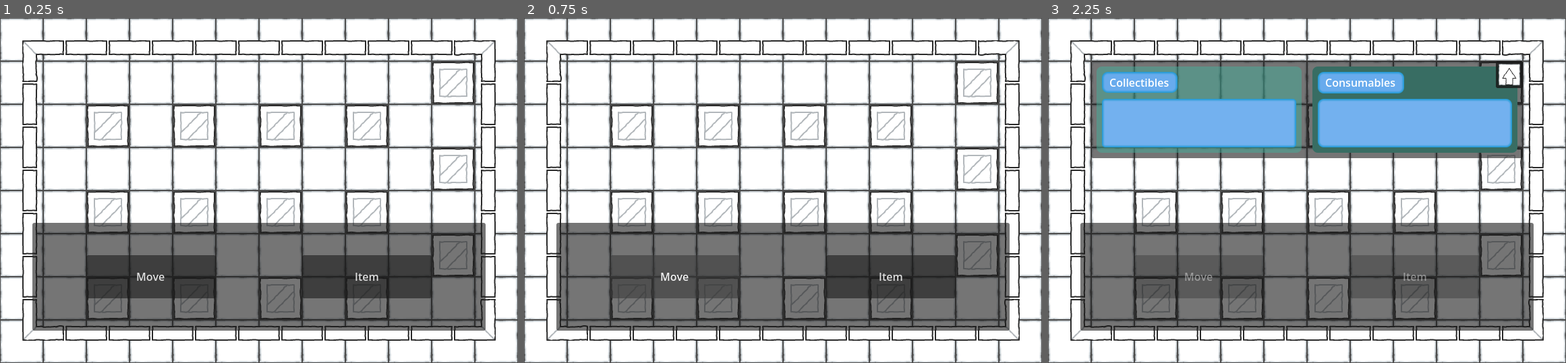
Above: before the commit, frames 1-3 (left to right).
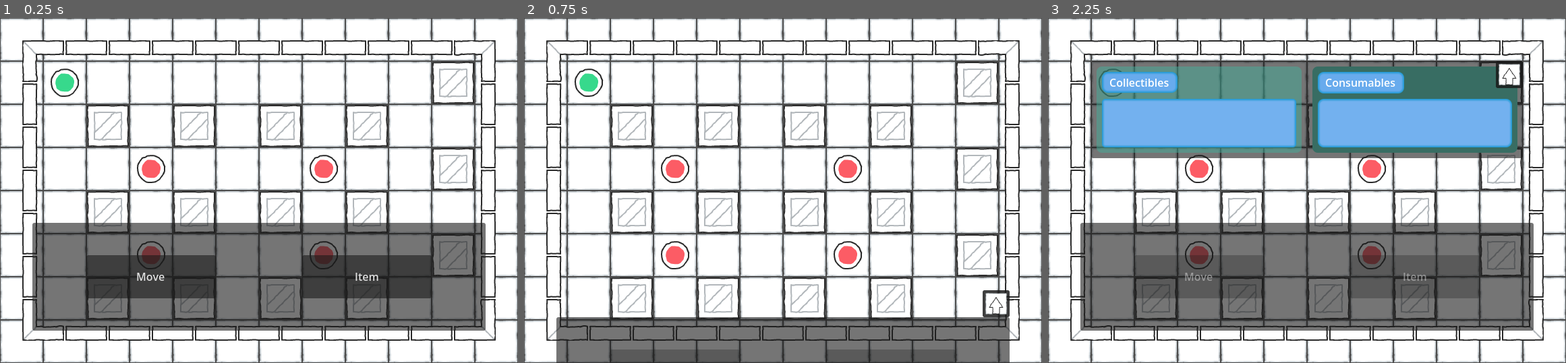
Above: after the commit, the same moments.

Repository: MagicOwl-Games/programmatura-definitive
Game: Godot game, scene res://Root.tscn
Same seed, same stepped clock (60 frames per second), same inputs: the game is played once before the commit and once after it.
Inputs (mouse positions are in pixels of both pictures, inside the frame that each line leads up to):
- Up to frame 1 (0.25 s): no input
- Up to frame 2 (0.75 s): click "Move" at 0.5 s
- Up to frame 3 (2.25 s): click (1519, 304) at 1.27 s; click "Item" at 2 s

The runs differ from the first frame. In frame 1, 1.2% of the frame differs, in the area x 9-66%, y 14-73%; in frame 2, 32%, in the area x 6-94%, y 14-100%; in frame 3, 1.0%.

Commit message:
feat: turn manager init, actions menu moving out of the way after move button is clicked, actions menu being restored

Diff:
--- a/project.godot
+++ b/project.godot
@@ -18,6 +18,7 @@
 [autoload]
 
 GameState="*uid://ckcudsa2cvj0x"
+TurnManager="*uid://xrdbm6e7gnsh"
 
 [display]
 
--- /dev/null
+++ b/scenes/Enemy.tscn
@@ -0,0 +1,31 @@
+[gd_scene format=3 uid="uid://b5i0jibv30d3s"]
+
+[ext_resource type="Texture2D" uid="uid://cfmbq8y8wmhql" path="res://assets/PNG/Default (64px)/Characters/red_character.png" id="1_3gvst"]
+
+[sub_resource type="RectangleShape2D" id="RectangleShape2D_x15ge"]
+size = Vector2(64, 64)
+
+[node name="Enemy" type="CharacterBody2D" unique_id=1794450006]
+
+[node name="Sprite2D" type="Sprite2D" parent="." unique_id=1689968784]
+texture = ExtResource("1_3gvst")
+
+[node name="CollisionShape2D" type="CollisionShape2D" parent="." unique_id=1240699173]
+shape = SubResource("RectangleShape2D_x15ge")
+
+[node name="DetectionArea" type="Node2D" parent="." unique_id=2026924033]
+
+[node name="UpRayCast2D" type="RayCast2D" parent="DetectionArea" unique_id=134308877]
+position = Vector2(0, -32)
+rotation = 3.1415927
+
+[node name="DownRayCast2D" type="RayCast2D" parent="DetectionArea" unique_id=35122662]
+position = Vector2(0, 32)
+
+[node name="LeftRayCast2D" type="RayCast2D" parent="DetectionArea" unique_id=512734692]
+position = Vector2(-32, 0)
+rotation = 1.5707964
+
+[node name="RightRayCast2D" type="RayCast2D" parent="DetectionArea" unique_id=1547208084]
+position = Vector2(32, 0)
+rotation = -1.5707964
--- a/scenes/GUI.tscn
+++ b/scenes/GUI.tscn
@@ -104,6 +104,19 @@
 offset_bottom = 112.0
 text = "Item"
 
+[node name="CloseButtonPanel" type="Panel" parent="ActionButtons" unique_id=365668174]
+layout_mode = 0
+offset_left = 632.0
+offset_top = -40.0
+offset_right = 672.0
+
+[node name="RestoreActionMenuPanelButton" type="Button" parent="ActionButtons/CloseButtonPanel" unique_id=382443369]
+layout_mode = 0
+offset_right = 40.0
+offset_bottom = 40.0
+icon = ExtResource("2_5j4t3")
+expand_icon = true
+
 [node name="ItemsPanel" type="Panel" parent="." unique_id=1111391792]
 layout_mode = 0
 offset_left = 64.0
@@ -188,4 +201,5 @@
 
 [connection signal="pressed" from="ActionButtons/MoveButton" to="." method="_on_move_button_pressed"]
 [connection signal="pressed" from="ActionButtons/ItemButton" to="." method="_on_item_button_pressed"]
+[connection signal="pressed" from="ActionButtons/CloseButtonPanel/RestoreActionMenuPanelButton" to="." method="_on_restore_action_menu_panel_button_pressed"]
 [connection signal="pressed" from="ItemsPanel/CloseButtonPanel/CloseItemsPanelButton" to="." method="_on_close_items_panel_button_pressed"]
--- a/scenes/Player.tscn
+++ b/scenes/Player.tscn
@@ -12,3 +12,18 @@
 
 [node name="CollisionShape2D" type="CollisionShape2D" parent="." unique_id=920496892]
 shape = SubResource("RectangleShape2D_x15ge")
+
+[node name="UpRaycast2D" type="RayCast2D" parent="." unique_id=1515544538]
+position = Vector2(0, -32)
+rotation = 3.1415927
+
+[node name="DownRaycast2D" type="RayCast2D" parent="." unique_id=1816482995]
+position = Vector2(0, 32)
+
+[node name="LeftRaycast2D" type="RayCast2D" parent="." unique_id=820693848]
+position = Vector2(-32, 0)
+rotation = 1.5707964
+
+[node name="RightRaycast2D" type="RayCast2D" parent="." unique_id=1273897412]
+position = Vector2(32, 0)
+rotation = -1.5707964
--- a/scenes/stages/StageOne.tscn
+++ b/scenes/stages/StageOne.tscn
@@ -1,6 +1,8 @@
 [gd_scene format=4 uid="uid://dwf38akyqbivt"]
 
 [ext_resource type="Texture2D" uid="uid://coxu4w5r78fi2" path="res://assets/Tilesheet/tilesheet.png" id="1_61w4j"]
+[ext_resource type="PackedScene" uid="uid://cmeflnplkg450" path="res://scenes/Player.tscn" id="2_sxmrw"]
+[ext_resource type="PackedScene" uid="uid://b5i0jibv30d3s" path="res://scenes/Enemy.tscn" id="3_fceun"]
 
 [sub_resource type="TileSetAtlasSource" id="TileSetAtlasSource_sxmrw"]
 texture = ExtResource("1_61w4j")
@@ -1596,3 +1598,18 @@
 [node name="Obstacles" type="TileMapLayer" parent="." unique_id=1721969589]
 tile_map_data = PackedByteArray("AAAEAAQAAAAOAAIAAAAEAAUAAAAOAAMAAAAFAAQAAAAPAAIAAAAFAAUAAAAPAAMAAAAEAAgAAAAOAAIAAAAEAA …(880 unchanged characters)…
 tile_set = SubResource("TileSet_k0akp")
+
+[node name="Player" parent="." unique_id=1170735177 instance=ExtResource("2_sxmrw")]
+position = Vector2(96, 96)
+
+[node name="Enemy" parent="." unique_id=1794450006 instance=ExtResource("3_fceun")]
+position = Vector2(224, 224)
+
+[node name="Enemy2" parent="." unique_id=254112764 instance=ExtResource("3_fceun")]
+position = Vector2(224, 352)
+
+[node name="Enemy3" parent="." unique_id=568634826 instance=ExtResource("3_fceun")]
+position = Vector2(480, 224)
+
+[node name="Enemy4" parent="." unique_id=291117496 instance=ExtResource("3_fceun")]
+position = Vector2(480, 352)
--- /dev/null
+++ b/scripts/character.gd
@@ -0,0 +1,20 @@
+class_name Character
+extends CharacterBody2D
+
+var character_name: String;
+var is_player: bool;
+var character_id: int = 0;
+
+func _init(c_name: String, c_is_player: bool =  true) -> void:
+	character_name = c_name;
+	is_player = c_is_player;
+	character_id = get_instance_id();
+
+# Called when the node enters the scene tree for the first time.
+func _ready() -> void:
+	pass # Replace with function body.
+
+
+# Called every frame. 'delta' is the elapsed time since the previous frame.
+func _process(delta: float) -> void:
+	pass
--- a/scripts/game_state.gd
+++ b/scripts/game_state.gd
@@ -5,6 +5,7 @@
 # TODO: write a safer type for items in general
 var collectibles: Array[Item] = [];
 var consumables: Array[Item] = [];
+var player: Player;
 
 var is_item_menu_open: bool = false;
 
--- a/scripts/gui.gd
+++ b/scripts/gui.gd
@@ -1,10 +1,13 @@
 extends Control
 
 @onready var items_panel: Panel = $ItemsPanel;
+@onready var restore_action_menu_button: Panel  = $ActionButtons/CloseButtonPanel
 # Called when the node enters the scene tree for the first time.
 func _ready() -> void:
 	GameState.item_menu_signal.connect(_on_gui_handle_item_menu_signal);
+	TurnManager.is_moving_player_signal.connect(_on_gui_handle_is_moving_player_signal);
 	items_panel.visible = false;
+	restore_action_menu_button.visible = false;
 	pass # Replace with function body.
 
 
@@ -17,11 +20,21 @@
 	$ActionButtons/ItemButton.disabled = is_opening;
 	$ActionButtons/MoveButton.disabled = is_opening;
 
+func _on_gui_handle_is_moving_player_signal(is_moving: bool) -> void:
+	restore_action_menu_button.visible = is_moving;
+	$ActionButtons/ItemButton.disabled = is_moving;
+	$ActionButtons/MoveButton.disabled = is_moving;
+	$ActionButtons.position.y = $ActionButtons.position.y + 140 if is_moving else $ActionButtons.position.y - 140;
+	print('signal emmited');
+
 func _on_move_button_pressed() -> void:
-	print("move button clicado");
+	TurnManager.is_moving_player_signal.emit(true);
 
 func _on_item_button_pressed() -> void:
 	GameState.item_menu_signal.emit(true);
 
 func _on_close_items_panel_button_pressed() -> void:
 	GameState.item_menu_signal.emit(false);
+
+func _on_restore_action_menu_panel_button_pressed() -> void:
+	TurnManager.is_moving_player_signal.emit(false);
--- /dev/null
+++ b/scripts/player.gd
@@ -0,0 +1,15 @@
+class_name Player
+extends Character;
+
+var collectibles: Array[Item];
+var consumables: Array[Item];
+
+func _init(
+	p_character_name: String,
+	p_collectibles: Array[Item] = [],
+	p_consumables: Array[Item] = [],
+) -> void:
+	super(p_character_name, true);
+	collectibles = p_collectibles;
+	consumables = p_consumables;
+	GameState.player = self;
--- /dev/null
+++ b/scripts/turn_manager.gd
@@ -0,0 +1,16 @@
+extends Node
+
+signal is_player_turn_now;
+signal is_moving_player_signal(is_moving: bool);
+
+var turn_queue: Array = [];
+var current_turn_index: int = 0;
+
+# Called when the node enters the scene tree for the first time.
+func _ready() -> void:
+	print("turn manager running");
+	pass # Replace with function body.
+
+# Called every frame. 'delta' is the elapsed time since the previous frame.
+func _process(delta: float) -> void:
+	pass
Not shown, added: scripts/character.gd.uid
Not shown, added: scripts/player.gd.uid
Not shown, added: scripts/turn_manager.gd.uid
